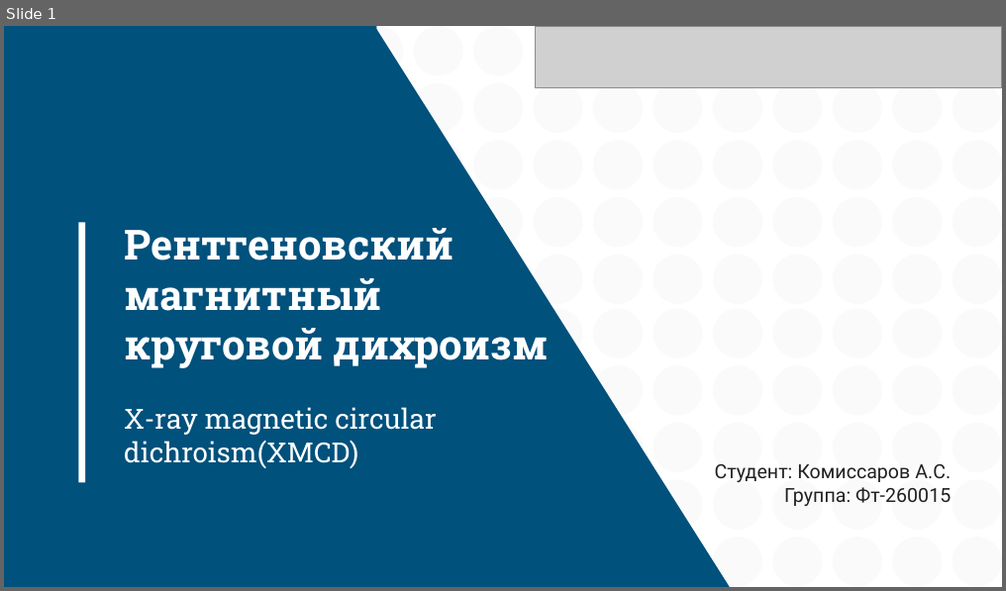
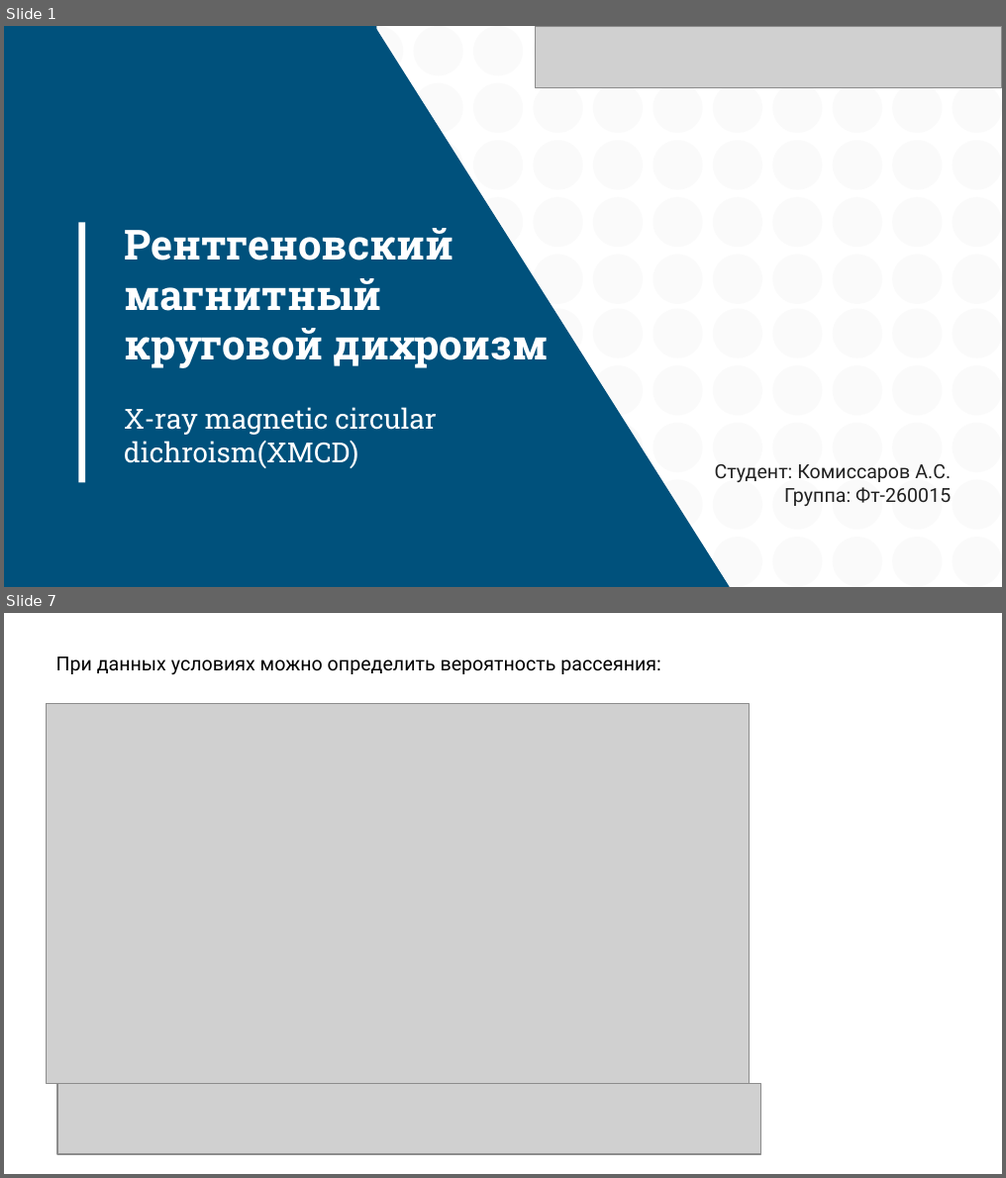
Before and after one commit to disDeal/xmcd_rs, a slide deck: slides/xmcd.pptx. Shown one above the other, each under a label of ours: slide 1 before the commit, slides 1 and 7 after it; the slides between them are not shown. The pictures are 1006x591 and 1006x1178 pixels, drawn with LibreOffice and Linux fonts; fonts in the diff are those of the drawing; grey boxes stand for pictures. Boxes give left, top, right and bottom in pixels: in the first picture for what was removed or moved away, otherwise in the second. Text is boxed around its words. In the diff, an @@ line names an element or a change of style, - is before the commit and + after.

```diff
--- a/slides/xmcd.pptx
+++ b/slides/xmcd.pptx
@@ slide 7 added at [4, 613, 1002, 1174], background #FFFFFF @@
@@ text added at [56, 657, 661, 675], 14 pt, text #000000 @@
+При данных условиях можно определить вероятность рассеяния:
@@ picture added at [46, 704, 749, 1084] @@
@@ picture added at [57, 1084, 761, 1155] @@
```
Also in this commit, not shown: 1 slide changed, 6 other slides added, 4 slides removed, 7 other files.
